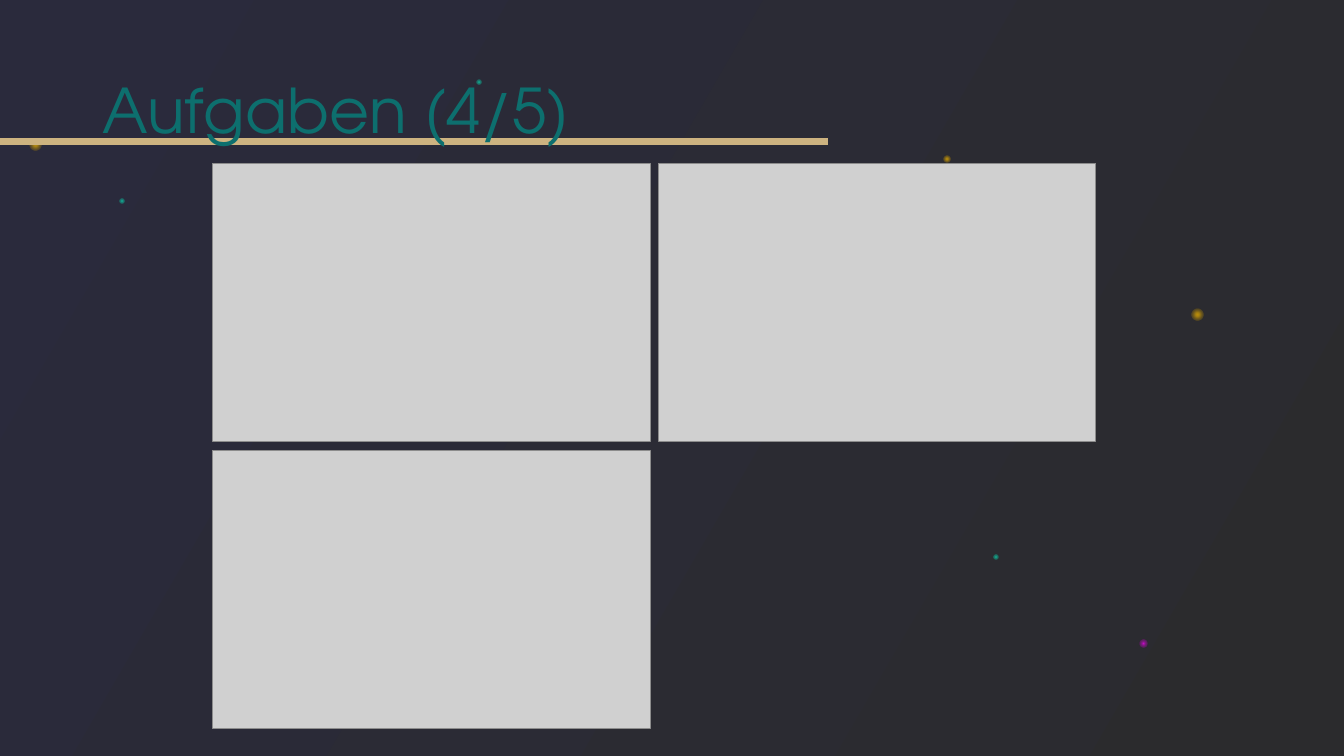
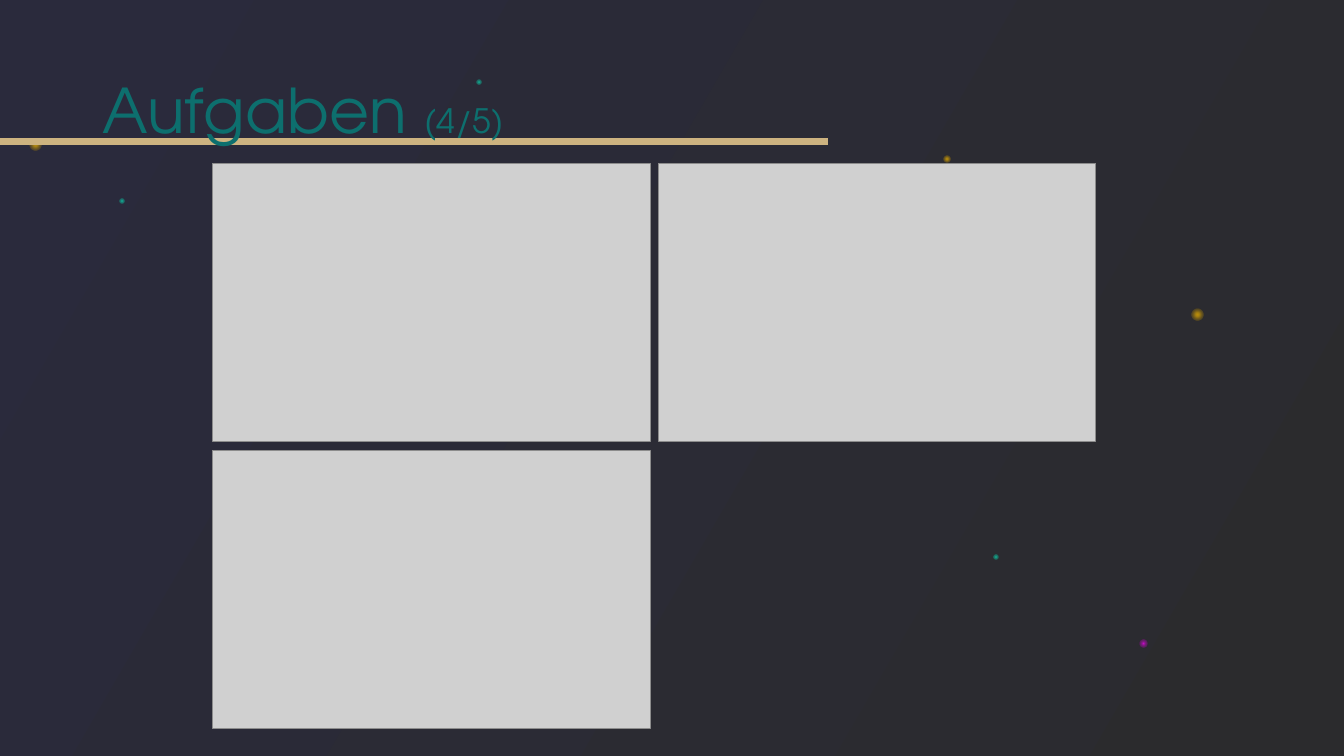
Before and after one commit to tlahmann/mci-af, a slide deck: slide 12 of presentation/Resync Studie.pptx. Drawn at 1344x756 pixels with LibreOffice and Linux fonts; fonts in the diff are those of the drawing; grey boxes stand for pictures. Boxes give left, top, right and bottom in pixels: in the first picture for what was removed or moved away, otherwise in the second. Text is boxed around its words. In the diff, an @@ line names an element or a change of style, - is before the commit and + after.

```diff
--- a/presentation/Resync Studie.pptx
+++ b/presentation/Resync Studie.pptx
@@ title "Aufgaben (4/5)" at (102,88,503,146): size 44 to 24 pt in "(4/5)" @@
```
Also in this commit, not shown: 9 other slides changed.
